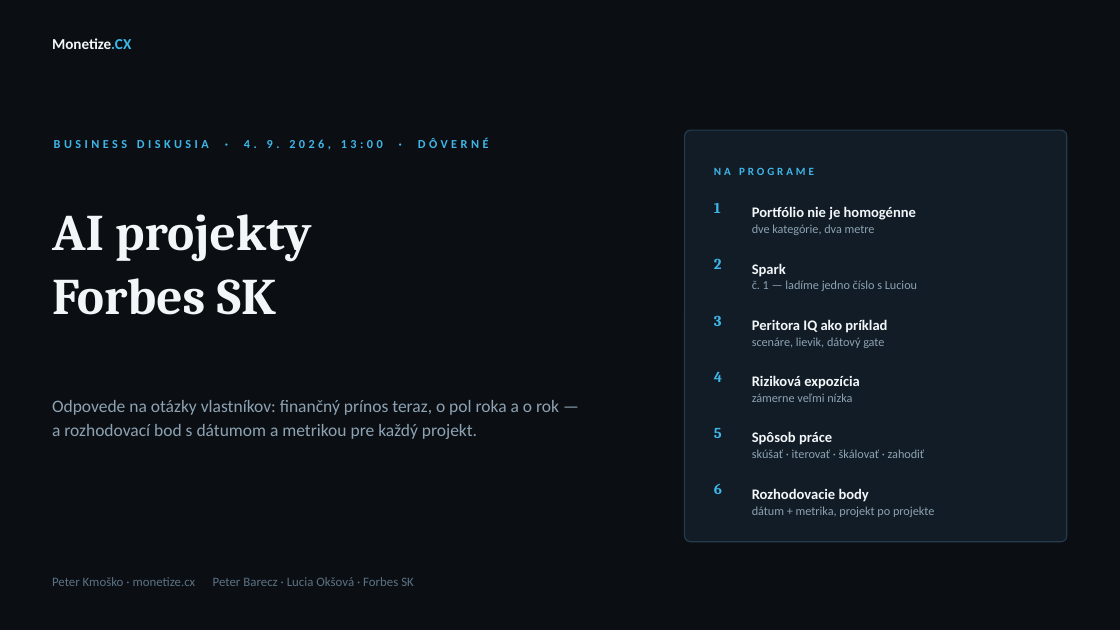
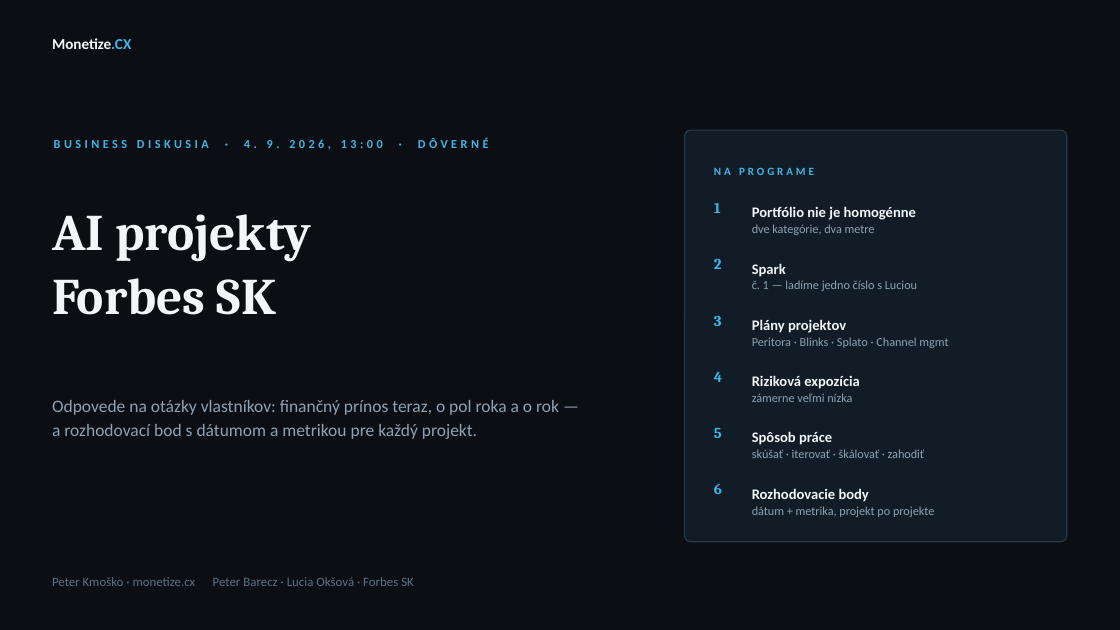
Before and after one commit to pietro18/pietro18, a slide deck: slide 1 of prezentacie/AI_projekty_Forbes_SK_diskusia.pptx. Drawn at 1120x630 pixels with LibreOffice and Linux fonts; fonts in the diff are those of the drawing. Boxes give left, top, right and bottom in pixels: in the first picture for what was removed or moved away, otherwise in the second. Text is boxed around its words. In the diff, an @@ line names an element or a change of style, - is before the commit and + after.

```diff
--- a/prezentacie/AI_projekty_Forbes_SK_diskusia.pptx
+++ b/prezentacie/AI_projekty_Forbes_SK_diskusia.pptx
@@ text at [752, 319, 948, 348]: text changed @@
-Peritora IQ ako príklad
-scenáre, lievik, dátový gate
+Plány projektov
+Peritora · Blinks · Splato · Channel mgmt
```
Also in this commit, not shown: 1 other slide changed, 3 slides added.
